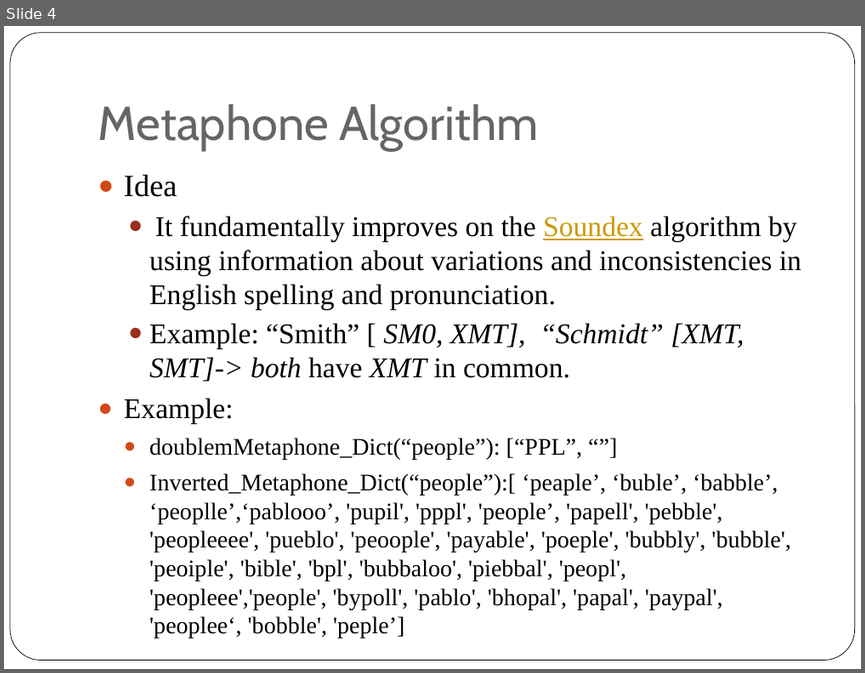
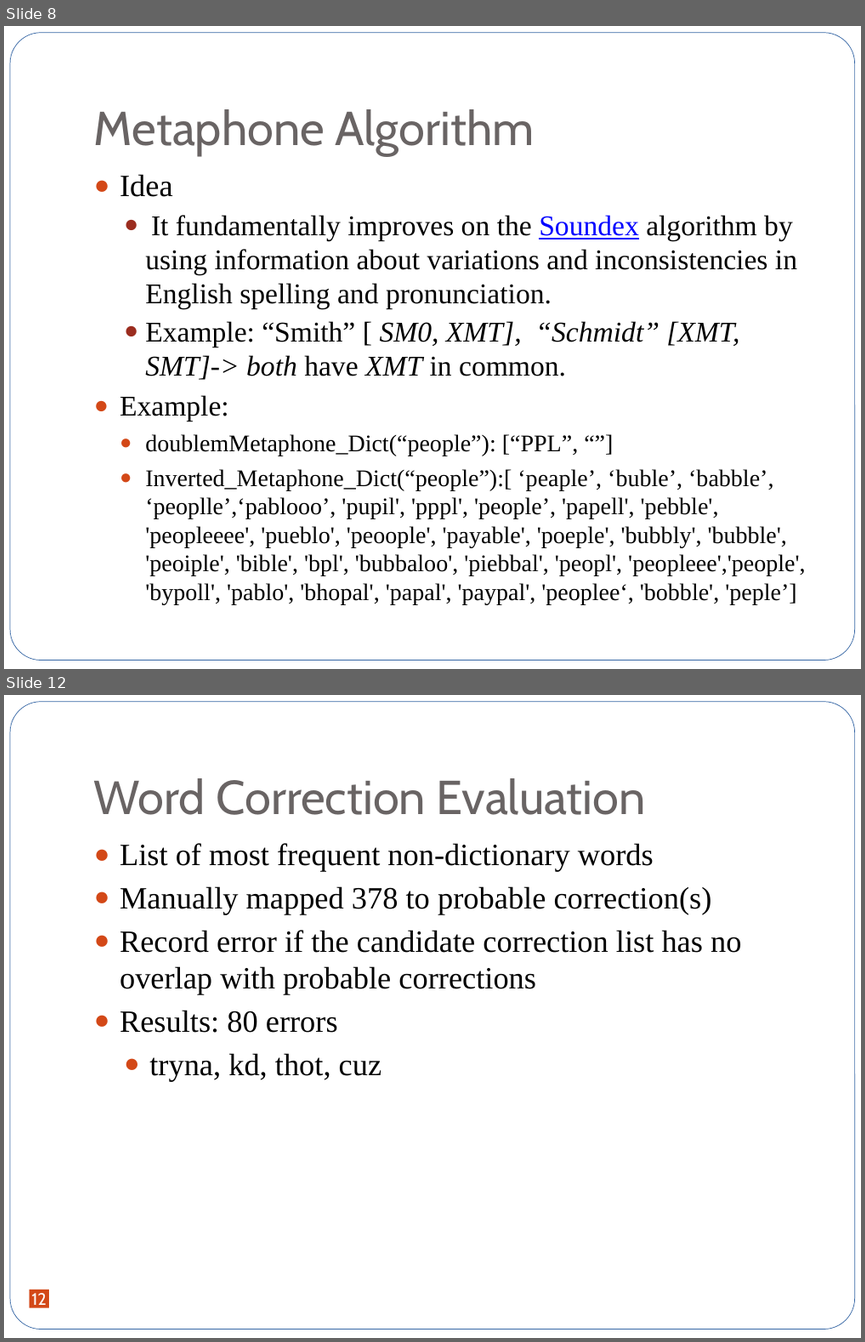
Before and after one commit to jxjzhang/CS246, a slide deck: Tweets purification.pptx. Shown one above the other, each under a label of ours: slide 4 before the commit, slides 8 and 12 after it; the slides between them are not shown. The pictures are 865x673 and 865x1342 pixels, drawn with LibreOffice and Linux fonts; fonts in the diff are those of the drawing. Boxes give left, top, right and bottom in pixels: in the first picture for what was removed or moved away, otherwise in the second. Text is boxed around its words. In the diff, an @@ line names an element or a change of style, - is before the commit and + after.

```diff
--- a/Tweets purification.pptx
+++ b/Tweets purification.pptx
@@ slide 12 added at (4, 695, 861, 1338), background #FFFFFF; not listed: 1 template element that a slide beside it also shows @@
@@ title added at (94, 778, 646, 815), 40 pt, text #696464 @@
+Word Correction Evaluation
@@ text added at (120, 843, 741, 1081), 26 pt, text #000000 @@
+● List of most frequent non-dictionary words
+● Manually mapped 378 to probable correction(s)
+● Record error if the candidate correction list has no overlap with probable corrections
+● Results: 80 errors
+  ● tryna, kd, thot, cuz
@@ page number added at (29, 1289, 48, 1308), fill #D34817, 14 pt, text #FFFFFF @@
+12
@@ what was slide 4 is now slide 8 @@
@@ slide 8 changed as well @@
@@ rounded rectangle at (10, 33, 855, 660): outline #000000 0.5 pt to none @@
@@ title "Metaphone Algorithm": place and size @@
-title "Metaphone Algorithm" at (98, 104, 539, 151)
+title "Metaphone Algorithm" at (94, 109, 534, 155)
@@ text "Idea" at (120, 174, 805, 605): text colour #CC9900 to #0000FF in "Soundex" @@
```
Also in this commit, not shown: 3 other slides changed, 10 other slides added.
